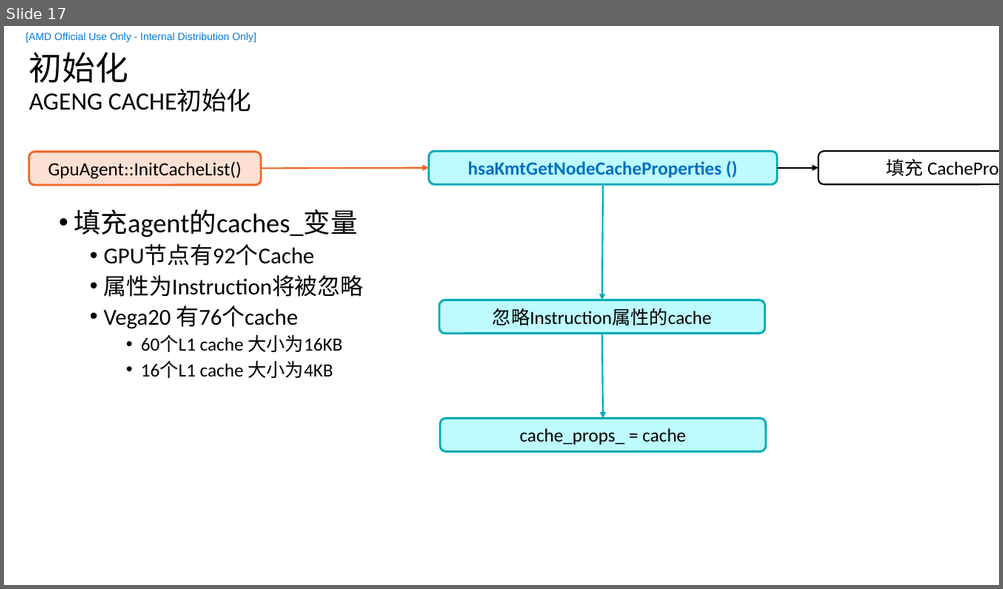
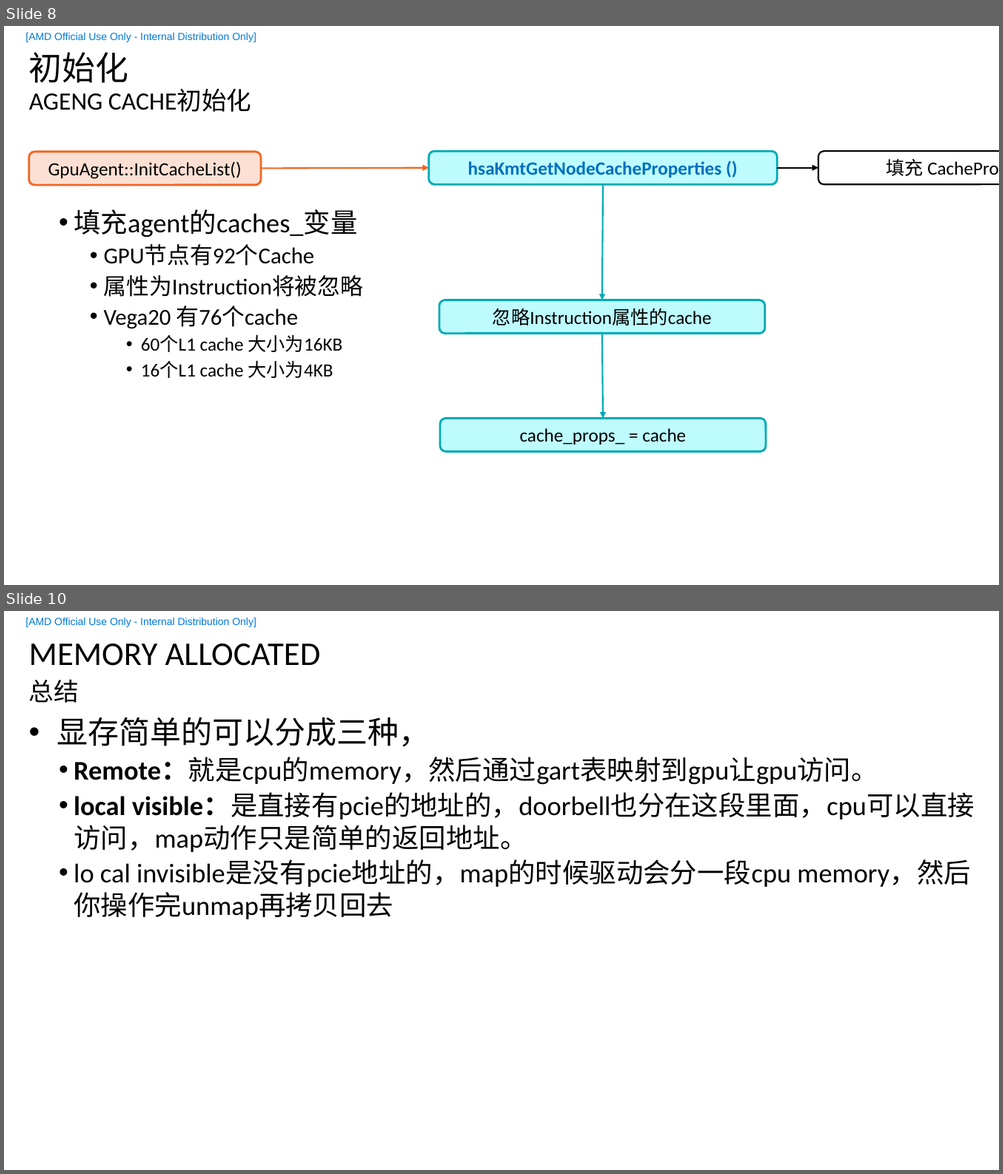
Before and after one commit to feifei14119/KmtHsaStudy, a slide deck: doc/HSA-KMT.pptx. Shown one above the other, each under a label of ours: slide 17 before the commit, slides 8 and 10 after it; the slides between them are not shown. The pictures are 1003x589 and 1003x1174 pixels, drawn with LibreOffice and Linux fonts; fonts in the diff are those of the drawing; background and template pictures are left out. Boxes give left, top, right and bottom in pixels: in the first picture for what was removed or moved away, otherwise in the second. Text is boxed around its words. In the diff, an @@ line names an element or a change of style, - is before the commit and + after.

```diff
--- a/doc/HSA-KMT.pptx
+++ b/doc/HSA-KMT.pptx
@@ slide 10 added at box(4, 611, 999, 1170), background #FFFFFF; not listed: 2 template elements that a slide beside it also shows @@
@@ title added at box(29, 644, 321, 666), 32 pt, text #000000 @@
+MEMORY ALLOCATED
@@ text added at box(29, 679, 79, 703), 24 pt, text #000000 @@
+总结
@@ text added at box(57, 717, 974, 920), 26 pt, text #000000 @@
+• 显存简单的可以分成三种，
+  • Remote：就是cpu的memory，然后通过gart表映射到gpu让gpu访问。
+  • local visible：是直接有pcie的地址的，doorbell也分在这段里面，cpu可以直接访问，map动作只是简单的返回地址。
+  • lo cal invisible是没有pcie地址的，map的时候驱动会分一段cpu memory，然后你操作完unmap再拷贝回去
@@ what was slide 17 is now slide 8 @@
```
Also in this commit, not shown: 17 slides changed, 9 other slides added, 2 slides removed, 38 other files.
